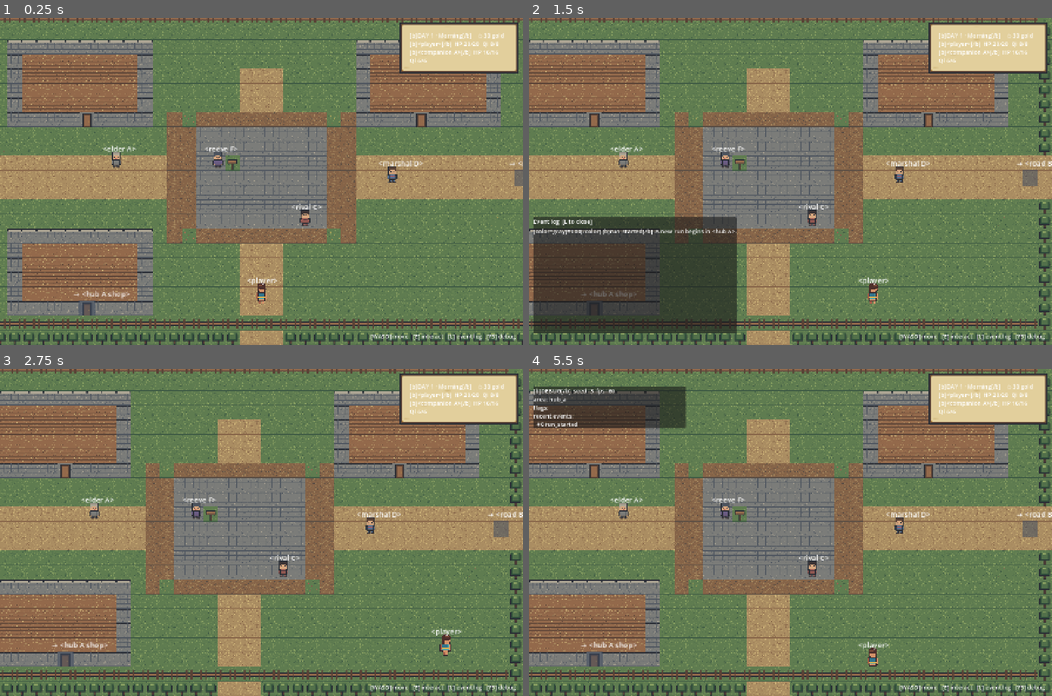
Above: before the commit, frames 1-4 (two rows, left to right).
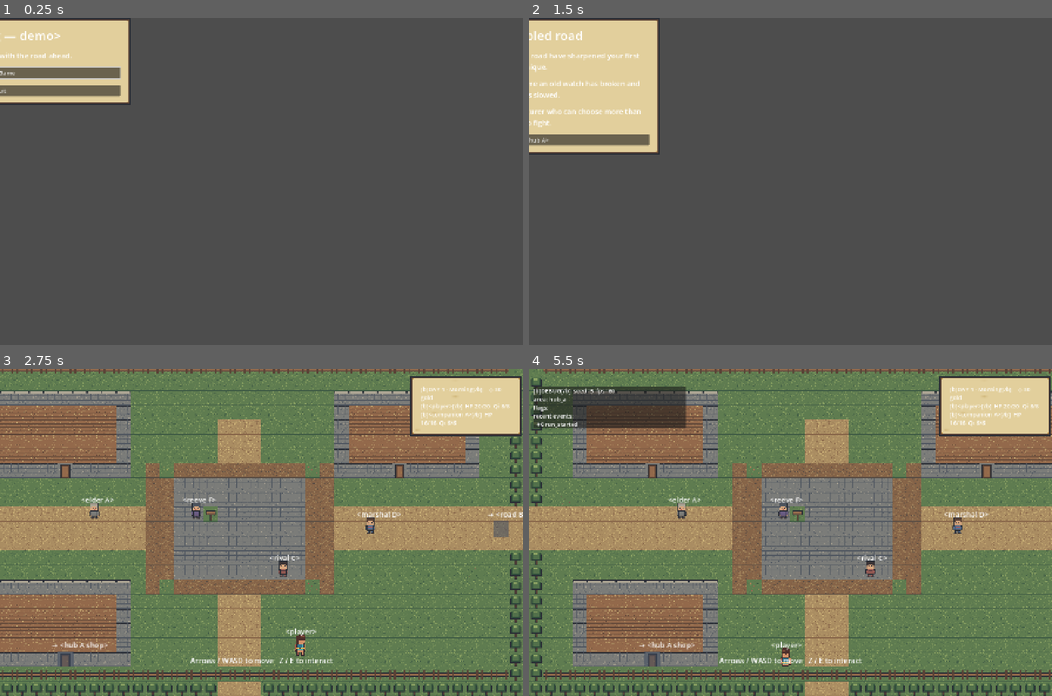
Above: after the commit, the same moments.

Repository: haowjy/living-rpg-game
Game: Godot game, scene res://game/app/main.tscn
Same seed, same stepped clock (60 frames per second), same inputs: the game is played once before the commit and once after it.
Inputs (mouse positions are in pixels of both pictures, inside the frame that each line leads up to):
- Up to frame 1 (0.25 s): no input
- Up to frame 2 (1.5 s): tap Enter at 0.5 s; move the mouse to (905, 165) at 0.52 s; hold D (move_right) 0.53-1.25 s; hold Z (interact) 0.53-1.25 s; click (905, 165) at 0.67 s; tap L (toggle_log) at 0.8 s; drag from (685, 197) to (811, 220) at 1.27 s
- Up to frame 3 (2.75 s): tap Space at 2 s; move the mouse to (313, 460) at 2.02 s; hold D (move_right) from 2.03 s (still down); hold Z (interact) from 2.03 s (still down); tap L (toggle_log) at 2.3 s
- Up to frame 4 (5.5 s): release D (move_right) at 2.75 s; release Z (interact) at 2.75 s; drag from (764, 597) to (623, 512) at 2.77 s; tap Enter at 3.5 s; move the mouse to (947, 581) at 3.52 s; hold A (move_left) 3.53-4.25 s; hold Z (interact) 3.53-4.25 s; tap L (toggle_log) at 3.8, 5.3 s; tap F3 (toggle_debug) at 4.15 s; drag from (633, 483) to (900, 529) at 4.27 s; tap Space at 5 s; move the mouse to (816, 532) at 5.02 s; hold S (move_down) from 5.03 s (still down); hold Z (interact) from 5.03 s (still down); click (816, 532) at 5.17 s

The runs differ from the first frame. In frame 1, 94% of the frame differs, in the area x 0-100%, y 0-100%; in frame 2, 93%; in frame 3, 3.1%; in frame 4, 39%.

Commit message:
feat(flow): route complete demo screen loop

Diff:
--- a/godot/game/app/main.gd
+++ b/godot/game/app/main.gd
@@ -1,46 +1,155 @@
-class_name Main
+class_name SceneManager
 extends Node
-## Top-level wiring: owns the GameState, swaps between overworld and combat,
-## and executes dialogue actions. All state changes go through GameState;
-## this node only orchestrates.
+## Complete demo router. It owns presentation modes while GameState remains the
+## sole owner of run rules and mutation.
+
+enum Screen { TITLE, OPENING, OVERWORLD, COMBAT, ENDING, GAME_OVER }
 
 var db: ContentDB
-var gs: GameState
-
-var world: WorldView
+var gs: GameState = null
+var screen := Screen.TITLE
+
+var world: WorldView = null
 var ui_layer: CanvasLayer
-var dialogue: DialoguePanel
-var party_panel: PartyPanel
-var log_panel: EventLogPanel
-var debug_overlay: DebugOverlay
-var toast: Label
+var dialogue: DialoguePanel = null
+var party_panel: PartyPanel = null
+var log_panel: EventLogPanel = null
+var debug_overlay: DebugOverlay = null
 var combat_screen: CombatScreen = null
-var _active_encounter_id: String = ""
+
+var _mode_root: Node
+var _transition: Transition
+var _hints: InputHints
+var _interaction_hint: Label = null
+var _active_encounter_id := ""
+var _transitioning := false
+var _first_spawn_hint_shown := false
 
 
 func _ready() -> void:
 	db = ContentDB.new()
+	_hints = InputHints.new()
+	add_child(_hints)
+	_transition = Transition.new()
+	add_child(_transition)
+	_show_title(false)
+
+
+func _unhandled_input(event: InputEvent) -> void:
+	if screen == Screen.OVERWORLD:
+		if event.is_action_pressed("toggle_log") and log_panel != null:
+			log_panel.toggle()
+		elif event.is_action_pressed("toggle_debug") and debug_overlay != null:
+			debug_overlay.toggle()
+	# Combat creates fresh command buttons each turn. Always give keyboard and
+	# controller users a focus entry point without coupling to combat rules.
+	if screen == Screen.COMBAT and event.is_action_pressed("ui_accept") \
+			and get_viewport().gui_get_focus_owner() == null:
+		_focus_first_button(combat_screen)
+	elif screen == Screen.COMBAT and event.is_action_pressed("ui_cancel") \
+			and combat_screen != null and not combat_screen._pending_command.is_empty():
+		combat_screen._pending_command.clear()
+		combat_screen._offer_commands(combat_screen.combat.current())
+		get_viewport().set_input_as_handled()
+
+
+func _process(_delta: float) -> void:
+	if screen == Screen.COMBAT:
+		if get_viewport().gui_get_focus_owner() == null:
+			_focus_first_button(combat_screen)
+		return
+	if screen != Screen.OVERWORLD or world == null or world.player == null or dialogue == null:
+		return
+	if _interaction_hint != null:
+		var nearby = world.player.nearby
+		_interaction_hint.text = ("[%s] %s" % [_hints.confirm_label(), nearby.prompt]
+				if nearby != null and not dialogue.visible else "")
+
+
+## --- Screen routing ---------------------------------------------------------
+
+func _show_title(with_fade: bool = true) -> void:
+	if with_fade:
+		await _begin_transition()
+	_clear_mode()
+	screen = Screen.TITLE
+	var title := FlowScreen.new()
+	_mode_root = title
+	add_child(title)
+	title.selected.connect(_on_title_selected)
+	title.setup("<living rpg — demo>",
+			["A living story begins with the road ahead."],
+			[{"label": "New Game", "id": "new"}, {"label": "Quit", "id": "quit"}])
+	if with_fade:
+		await _end_transition()
+
+
+func _on_title_selected(action: String) -> void:
+	if action == "new":
+		_show_opening()
+	elif action == "quit":
+		get_tree().quit()
+
+
+func _show_opening() -> void:
+	await _begin_transition()
+	_clear_mode()
+	screen = Screen.OPENING
+	var opening := FlowScreen.new()
+	_mode_root = opening
+	add_child(opening)
+	opening.selected.connect(func(_action: String) -> void: _begin_new_run())
+	opening.setup("The troubled road", [
+		"You are no novice. Years on the road have sharpened your first technique.",
+		"Now you arrive at <hub A>, where an old watch has broken and trade has slowed.",
+		"The people here need an adventurer who can choose more than how to fight.",
+	], [{"label": "Enter <hub A>", "id": "continue"}])
+	await _end_transition()
+
+
+func _begin_new_run() -> void:
 	gs = GameState.new(db, int(Time.get_unix_time_from_system()) % 1000000)
 	gs.start_new_run("hub_a")
-
+	_first_spawn_hint_shown = false
+	_show_overworld()
+
+
+func _retry_run() -> void:
+	_begin_new_run()
+
+
+func _show_overworld() -> void:
+	await _begin_transition()
+	_clear_mode()
+	screen = Screen.OVERWORLD
+	_mode_root = Node.new()
+	add_child(_mode_root)
 	world = WorldView.new()
-	add_child(world)
+	_mode_root.add_child(world)
 	world.interacted.connect(_on_interacted)
 
 	ui_layer = CanvasLayer.new()
-	add_child(ui_layer)
-
+	_mode_root.add_child(ui_layer)
 	party_panel = PartyPanel.new()
 	party_panel.set_anchors_preset(Control.PRESET_TOP_RIGHT)
-	party_panel.offset_left = -340
-	party_panel.offset_right = -12
-	party_panel.offset_top = 12
+	party_panel.offset_left = -310
+	party_panel.offset_right = -20
+	party_panel.offset_top = 20
 	ui_layer.add_child(party_panel)
 
 	dialogue = DialoguePanel.new()
-	dialogue.set_anchors_preset(Control.PRESET_CENTER)
 	dialogue.choice_made.connect(_on_choice)
 	ui_layer.add_child(dialogue)
+	dialogue.attach_hints(_hints)
+
+	_interaction_hint = Label.new()
+	_interaction_hint.set_anchors_preset(Control.PRESET_BOTTOM_LEFT)
+	_interaction_hint.offset_left = 28
+	_interaction_hint.offset_top = -48
+	_interaction_hint.offset_right = 800
+	_interaction_hint.offset_bottom = -16
+	_interaction_hint.add_theme_font_size_override("font_size", 21)
+	ui_layer.add_child(_interaction_hint)
 
 	log_panel = EventLogPanel.new()
 	log_panel.set_anchors_preset(Control.PRESET_BOTTOM_LEFT)
@@ -49,163 +158,251 @@
 	log_panel.offset_bottom = -32
 	ui_layer.add_child(log_panel)
 	log_panel.attach(gs.event_log)
-
 	debug_overlay = DebugOverlay.new()
 	debug_overlay.set_anchors_preset(Control.PRESET_TOP_LEFT)
 	debug_overlay.position = Vector2(12, 48)
 	ui_layer.add_child(debug_overlay)
 	debug_overlay.attach(gs)
 
-	toast = Label.new()
-	toast.set_anchors_preset(Control.PRESET_BOTTOM_RIGHT)
-	toast.offset_left = -420
-	toast.offset_top = -36
-	toast.text = "[WASD] move   [E] interact   [L] event log   [F3] debug"
-	ui_layer.add_child(toast)
-
 	gs.event_log.event_appended.connect(func(_event: Dictionary) -> void:
-		party_panel.refresh(gs))
+		if party_panel != null:
+			party_panel.refresh(gs))
 	_rebuild_world()
 	party_panel.refresh(gs)
-
-
-func _unhandled_input(event: InputEvent) -> void:
-	if event.is_action_pressed("toggle_log"):
-		log_panel.toggle()
-	elif event.is_action_pressed("toggle_debug"):
-		debug_overlay.toggle()
-
-
-## --- Overworld interactions -------------------------------------------------
+	await _end_transition()
+	if not _first_spawn_hint_shown:
+		_first_spawn_hint_shown = true
+		_show_first_spawn_hint()
+
+
+func _show_ending() -> void:
+	await _begin_transition()
+	var resolution := "You settled the trouble at the ruin."
+	if gs.flag("quest_a_resolved_combat"):
+		resolution = "You fought the band."
+	elif gs.flag("quest_a_resolved_talk"):
+		resolution = "You reinstated the watch."
+	elif gs.flag("quest_a_resolved_expose"):
+		resolution = "You exposed the charter."
+	_clear_mode()
+	screen = Screen.ENDING
+	var ending := FlowScreen.new()
+	_mode_root = ending
+	add_child(ending)
+	ending.selected.connect(func(_action: String) -> void: _show_title())
+	ending.setup("Demo complete", [resolution, "The marshal's unanswered offer points down another road."],
+			[{"label": "Return to Title", "id": "title"}])
+	await _end_transition()
+
+
+func _show_game_over() -> void:
+	await _begin_transition()
+	_clear_mode()
+	screen = Screen.GAME_OVER
+	var game_over := FlowScreen.new()
+	_mode_root = game_over
+	add_child(game_over)
+	game_over.selected.connect(func(action: String) -> void:
+		if action == "retry":
+			_retry_run()
+		else:
+			_show_title())
+	game_over.setup("The party has fallen", ["The road grows quiet, but this need not be the final telling."], [
+		{"label": "Retry from <hub A>", "id": "retry"},
+		{"label": "Return to Title", "id": "title"},
+	])
+	await _end_transition()
+
+
+## --- Overworld and dialogue -------------------------------------------------
 
 func _on_interacted(kind: String, target_id: String) -> void:
-	if dialogue.visible or combat_screen != null:
+	if dialogue.visible or combat_screen != null or _transitioning:
 		return
 	match kind:
 		"exit":
+			await _begin_transition()
 			var result := gs.move_to_area(target_id)
-			if bool(result["ok"]):
+			if bool(result.ok):
 				_rebuild_world()
 			else:
-				_show_toast(String(result["error"]))
+				_open_message("The road is closed", String(result.error))
+			await _end_transition()
 		"npc":
-			dialogue.open(DialogueData.for_npc(target_id, gs))
+			_open_dialogue(DialogueData.for_npc(target_id, gs))
 		"shrine":
-			dialogue.open(DialogueData.shrine(gs))
+			_open_dialogue(DialogueData.shrine(gs))
 		"ruin":
-			dialogue.open(DialogueData.ruin(gs))
+			_open_dialogue(DialogueData.ruin(gs))
 		"fight":
 			if gs.can_fight(target_id):
 				_start_combat(target_id)
 
 
-## --- Dialogue actions ---------------------------------------------------------
-
 func _on_choice(action: String, args: Dictionary) -> void:
 	match action:
 		"close":
-			dialogue.close()
+			_close_dialogue()
 		"learn_and_start_quest":
-			dialogue.close()
 			gs.set_flag("quest_a_started", true)
-			gs.event_log.append("quest_started",
-					"<elder A> asked the party to uncover why the watch at <ruin C> broke.",
-					{"quest_id": "quest_a"})
-			_show_toast("Task started: learn why the watch at <ruin C> broke.")
+			gs.event_log.append("quest_started", "<elder A> asked the party to uncover why the watch at <ruin C> broke.", {"quest_id": "quest_a"})
+			_open_message("Task begun", "Learn why the watch at <ruin C> broke.")
 		"learn_technique_c":
-			dialogue.close()
-			var result := gs.learn_technique("player", "technique_c")
-			_show_toast("Learned <technique C; guard stance>." if result["ok"] else String(result["error"]))
+			_show_result(gs.learn_technique("player", "technique_c"), "Learned <technique C; guard stance>.")
 		"learn_technique_d":
-			dialogue.close()
-			var result := gs.receive_mentor_lesson()
-			_show_toast("Learned <technique D>." if result["ok"] else String(result["error"]))
+			_show_result(gs.receive_mentor_lesson(), "Learned <technique D>.")
 		"buy_item":
-			dialogue.close()
-			var item_id := String(args["item_id"])
-			var result := gs.buy(item_id)
-			_show_toast("Bought %s." % db.item(item_id).display_name if result["ok"] else String(result["error"]))
+			var item_id := String(args.item_id)
+			_show_result(gs.buy(item_id), "Bought %s." % db.item(item_id).display_name)
 		"choose_spirit":
-			dialogue.close()
-			var spirit_id := String(args["spirit_id"])
+			var spirit_id := String(args.spirit_id)
 			var result := gs.contract_spirit(spirit_id)
-			if result["ok"]:
+			if result.ok:
 				_rebuild_world()
-				_show_toast("%s joins the party." % db.spirit(spirit_id).display_name)
-			else:
-				_show_toast(String(result["error"]))
+			_show_result(result, "%s joins the party." % db.spirit(spirit_id).display_name)
 		"fight_encounter":
-			dialogue.close()
-			_start_combat(String(args["encounter_id"]))
+			_close_dialogue()
+			_start_combat(String(args.encounter_id))
 		"negotiate_ruin":
-			dialogue.close()
 			var result := gs.reinstate_road_watch()
 			_rebuild_world()
-			_show_toast("The band resumes the road watch." if result["ok"] else String(result["error"]))
+			_show_result(result, "The band resumes the road watch.")
 		"take_charter":
-			dialogue.close()
 			var result := gs.take_charter()
 			_rebuild_world()
-			_show_toast("The band stands down. Take the charter to <reeve F>." if result["ok"] else String(result["error"]))
+			_show_result(result, "The band stands down. Take the charter to <reeve F>.")
 		"expose_charter":
-			dialogue.close()
 			var before := gs.gold
 			var result := gs.expose_charter()
 			_rebuild_world()
-			_show_toast("The charter is exposed. Received %d gold." % (gs.gold - before) if result["ok"] else String(result["error"]))
+			_show_result(result, "The charter is exposed. Received %d gold." % (gs.gold - before))
 		"see_marshal_offer":
-			dialogue.close()
 			var result := gs.see_marshal_offer()
-			_show_toast("<marshal D>'s offer remains unanswered." if result["ok"] else String(result["error"]))
-		"restart":
-			get_tree().reload_current_scene()
+			if result.ok:
+				_close_dialogue()
+				_show_ending()
+			else:
+				_show_result(result, "")
 		_:
 			push_warning("Unknown dialogue action: %s" % action)
-			dialogue.close()
-
-
-## --- Combat -------------------------------------------------------------------
+			_close_dialogue()
+
+
+func _open_dialogue(prompt: Dictionary) -> void:
+	world.process_mode = Node.PROCESS_MODE_DISABLED
+	dialogue.open(prompt)
+
+
+func _close_dialogue() -> void:
+	dialogue.close()
+	world.process_mode = Node.PROCESS_MODE_INHERIT
+
+
+func _open_message(title: String, text: String) -> void:
+	_open_dialogue({"title": title, "lines": [text], "choices": [{"label": "Continue", "action": "close", "args": {}}]})
+
+
+func _show_result(result: Dictionary, success: String) -> void:
+	_open_message("", success if bool(result.ok) else String(result.error))
+
+
+## --- Combat ----------------------------------------------------------------
 
 func _start_combat(encounter_id: String) -> void:
 	_active_encounter_id = encounter_id
+	_close_dialogue()
+	screen = Screen.COMBAT
+	world.process_mode = Node.PROCESS_MODE_DISABLED
+	world.hide()
+	party_panel.hide()
+	_interaction_hint.hide()
 	var encounter := db.encounter(encounter_id)
 	var combat := CombatState.new(db, gs.rng, gs.event_log, encounter, gs.party)
-	world.process_mode = Node.PROCESS_MODE_DISABLED
-	world.hide()
 	combat_screen = CombatScreen.new()
 	ui_layer.add_child(combat_screen)
 	combat_screen.finished.connect(_on_combat_finished)
 	combat_screen.start(combat, encounter.intro_text)
+	call_deferred("_focus_first_button", combat_screen)
 
 
 func _on_combat_finished(outcome: int) -> void:
 	combat_screen.queue_free()
 	combat_screen = null
-	world.process_mode = Node.PROCESS_MODE_INHERIT
-	world.show()
 	if outcome == CombatState.Outcome.VICTORY:
 		gs.apply_combat_outcome(_active_encounter_id, true)
 	elif outcome == CombatState.Outcome.DEFEAT:
 		gs.apply_combat_outcome(_active_encounter_id, false)
-		dialogue.open({
-			"title": "The party has fallen",
-			"lines": ["The run ends here. The world will not remember this one."],
-			"choices": [{"label": "Start a new run", "action": "restart", "args": {}}],
-		})
+		_active_encounter_id = ""
+		_show_game_over()
+		return
 	_active_encounter_id = ""
+	screen = Screen.OVERWORLD
+	world.process_mode = Node.PROCESS_MODE_INHERIT
+	world.show()
+	party_panel.show()
+	_interaction_hint.show()
 	_rebuild_world()
 	party_panel.refresh(gs)
 
 
-## --- Helpers ------------------------------------------------------------------
+## --- Helpers ----------------------------------------------------------------
 
 func _rebuild_world() -> void:
 	world.build(db.area(gs.current_area_id), db, gs)
-
-
-func _show_toast(text: String) -> void:
-	toast.text = text
-	var timer := get_tree().create_timer(4.0)
-	timer.timeout.connect(func() -> void:
-		if is_instance_valid(toast):
-			toast.text = "[WASD] move   [E] interact   [L] event log   [F3] debug")
+	# WorldView's legacy prompt remains part of its contract; the router renders
+	# the device-aware version instead.
+	await get_tree().process_frame
+	if world != null and is_instance_valid(world._prompt):
+		world._prompt.hide()
+
+
+func _show_first_spawn_hint() -> void:
+	var hint := Label.new()
+	hint.text = "%s to move   %s to interact" % [_hints.movement_label(), _hints.confirm_label()]
+	hint.set_anchors_preset(Control.PRESET_BOTTOM_WIDE)
+	hint.offset_bottom = -76
+	hint.offset_top = -112
+	hint.horizontal_alignment = HORIZONTAL_ALIGNMENT_CENTER
+	hint.add_theme_font_size_override("font_size", 20)
+	ui_layer.add_child(hint)
+	var tween := create_tween()
+	tween.tween_interval(3.0)
+	tween.tween_property(hint, "modulate:a", 0.0, 0.5)
+	tween.tween_callback(hint.queue_free)
+
+
+func _focus_first_button(root: Node) -> void:
+	if root == null:
+		return
+	for child in root.get_children():
+		if child is Button and not child.disabled:
+			child.grab_focus()
+			return
+		_focus_first_button(child)
+		if get_viewport().gui_get_focus_owner() != null:
+			return
+
+
+func _begin_transition() -> void:
+	if _transitioning:
+		return
+	_transitioning = true
+	await _transition.fade_out()
+
+
+func _end_transition() -> void:
+	await _transition.fade_in()
+	_transitioning = false
+
+
+func _clear_mode() -> void:
+	if _mode_root != null:
+		_mode_root.queue_free()
+		_mode_root = null
+	world = null
+	dialogue = null
+	party_panel = null
+	log_panel = null
+	debug_overlay = null
+	combat_screen = null
+	_interaction_hint = null
